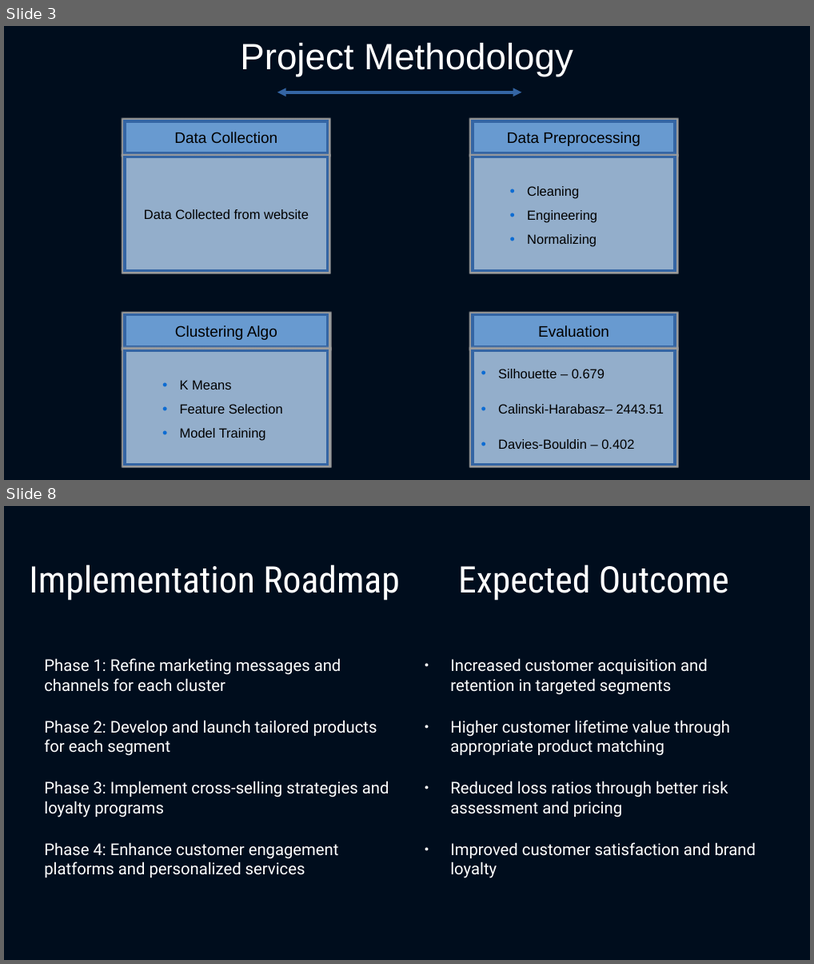
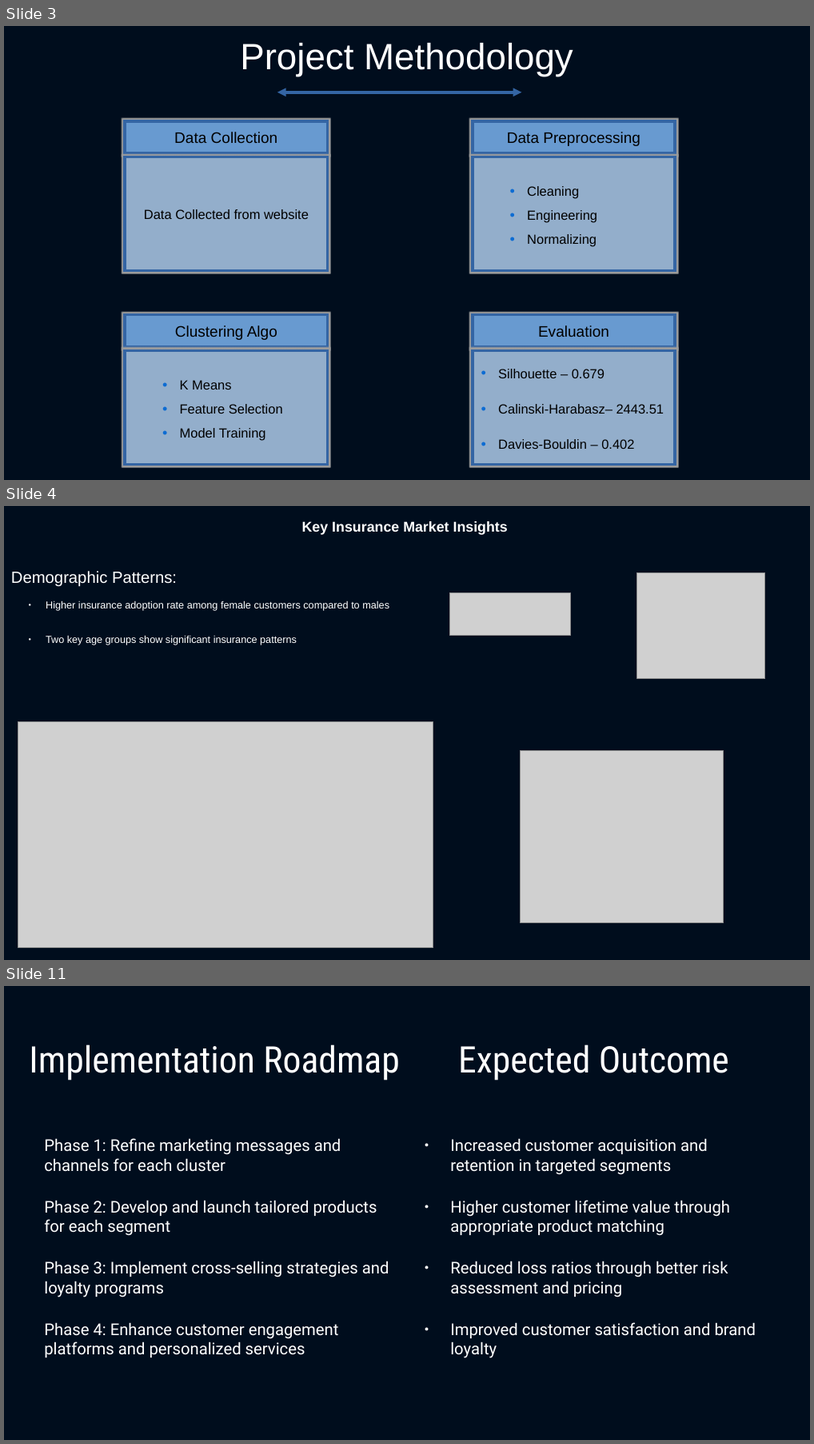
Before and after one commit to Santhosh-Analytics/Insurance_Analytics_Prediction, a slide deck: Data_Driven_Insights.pptx. Shown one above the other, each under a label of ours: slides 3 and 8 before the commit, slides 3, 4 and 11 after it; the slides between them are not shown. The pictures are 814x964 and 814x1444 pixels, drawn with LibreOffice and Linux fonts; fonts in the diff are those of the drawing; grey boxes stand for pictures. Boxes give left, top, right and bottom in pixels: in the first picture for what was removed or moved away, otherwise in the second. Text is boxed around its words. In the diff, an @@ line names an element or a change of style, - is before the commit and + after.

```diff
--- a/Data_Driven_Insights.pptx
+++ b/Data_Driven_Insights.pptx
@@ slide 4 added at (4,506,810,960), background #000D1D @@
@@ text added at (302,521,508,535), 14 pt, text #FFFFFF, bold @@
+Key Insurance Market Insights
@@ text added at (11,571,390,645), 10 pt, text #FFFFFF @@
+Demographic Patterns:
+  ● Higher insurance adoption rate among female customers compared to males
+  ● Two key age groups show significant insurance patterns
@@ picture added at (638,572,766,679) @@
@@ picture added at (450,593,571,636) @@
@@ picture added at (18,722,434,948) @@
@@ picture added at (521,751,724,923) @@
@@ what was slide 8 is now slide 11 @@
```
Also in this commit, not shown: 4 slides changed, 2 other slides added, 5 other files.
